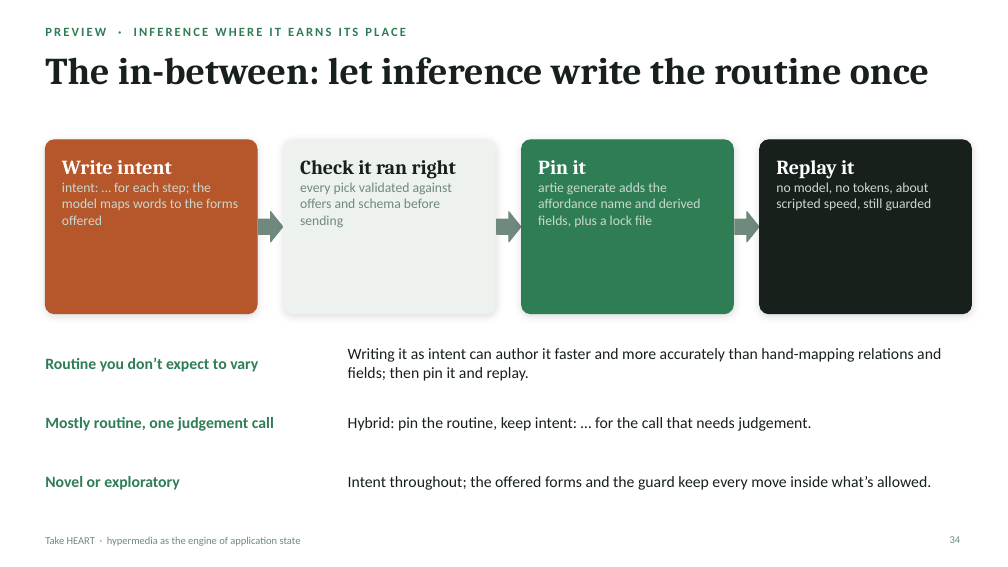
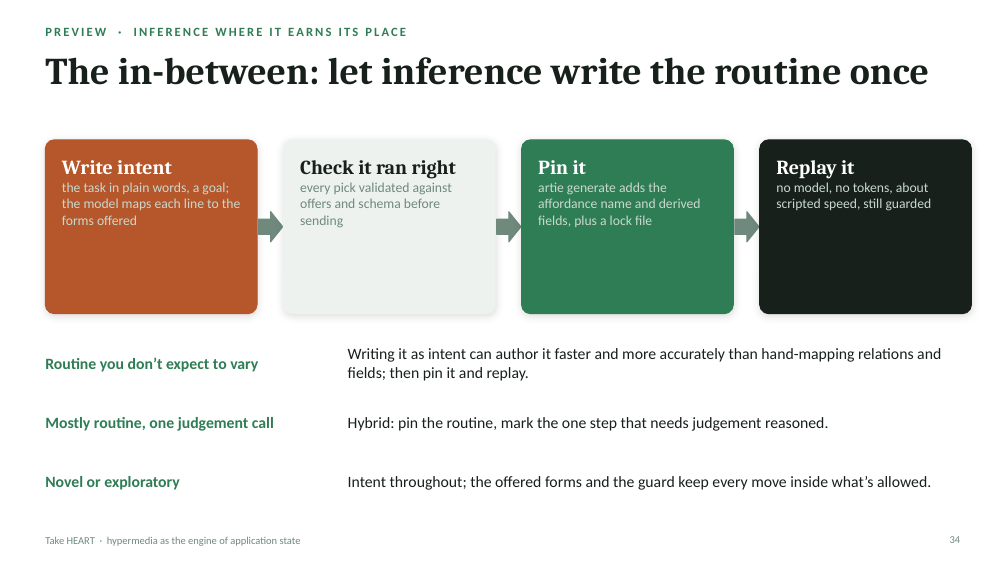
Before and after one commit to JogoShugh/heart-rise-artie, a slide deck: slide 34 of docs/decks/take-heart/Take_HEART_1_2.pptx. Drawn at 1008x567 pixels with LibreOffice and Linux fonts; fonts in the diff are those of the drawing. Boxes give left, top, right and bottom in pixels: in the first picture for what was removed or moved away, otherwise in the second. Text is boxed around its words. In the diff, an @@ line names an element or a change of style, - is before the commit and + after.

```diff
--- a/docs/decks/take-heart/Take_HEART_1_2.pptx
+++ b/docs/decks/take-heart/Take_HEART_1_2.pptx
@@ text at (62,182,240,225): text changed @@
-intent: … for each step; the model maps words to the forms offered
+the task in plain words, a goal; the model maps each line to the forms offered
@@ text at (348,417,828,431): text changed @@
-Hybrid: pin the routine, keep intent: … for the call that needs judgement.
+Hybrid: pin the routine, mark the one step that needs judgement reasoned.
```
Also in this commit, not shown: 5 other slides changed, 26 other files.
